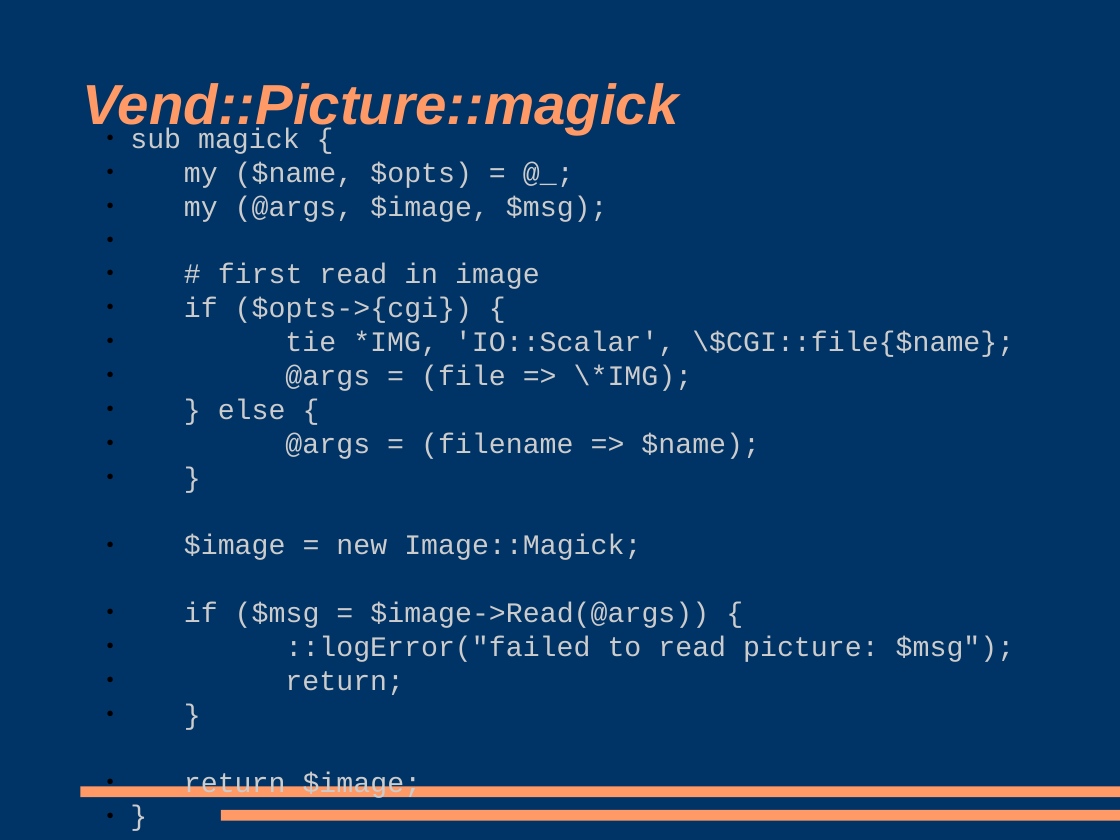
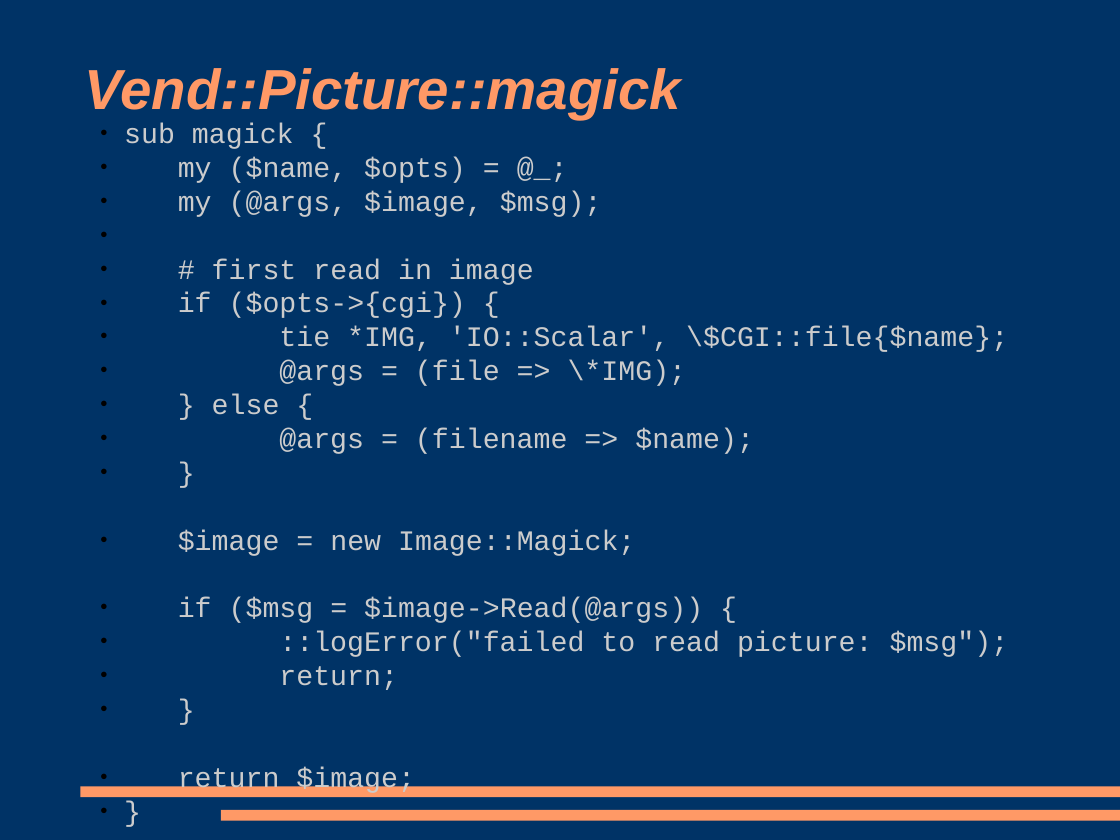
Before and after one commit to racke/Presentations, a slide deck: slide 16 of yapc2008/interchange.odp (slide 15 before the commit). Drawn at 1120x840 pixels with LibreOffice and Linux fonts; fonts in the diff are those of the drawing. Boxes give left, top, right and bottom in pixels: in the first picture for what was removed or moved away, otherwise in the second. Text is boxed around its words. In the diff, an @@ line names an element or a change of style, - is before the commit and + after.

```diff
--- a/yapc2008/interchange.odp
+++ b/yapc2008/interchange.odp
@@ title "Vend::Picture::magick": place and size @@
-title "Vend::Picture::magick" at (82, 83, 678, 134)
+title "Vend::Picture::magick" at (85, 68, 681, 120)
@@ subtitle "sub magick {": place and size @@
-subtitle "sub magick {" at (130, 128, 1015, 800)
+subtitle "sub magick {" at (124, 123, 1009, 795)
```
Also in this commit, not shown: 2 other slides changed, 1 slide added.
